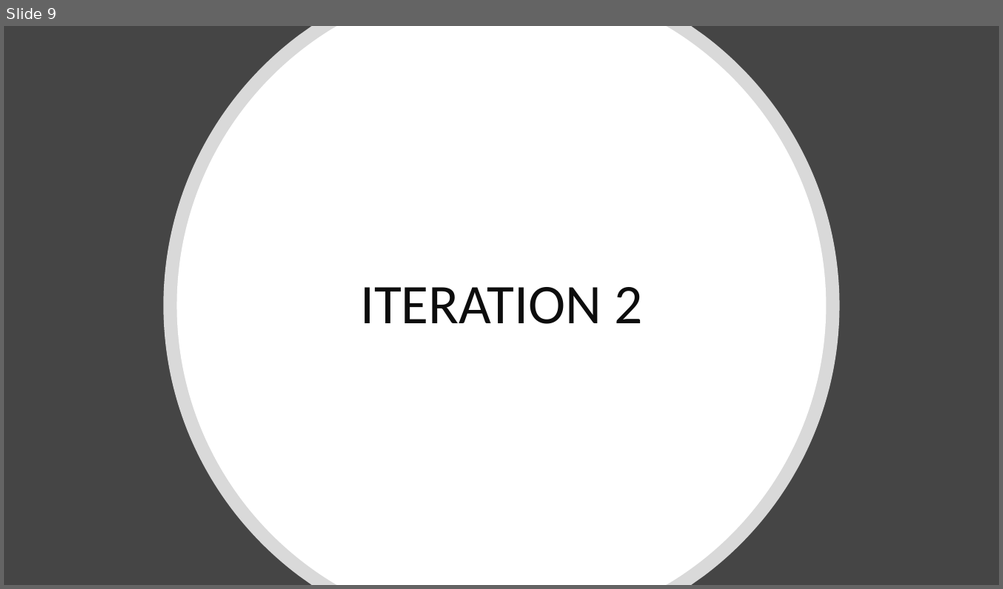
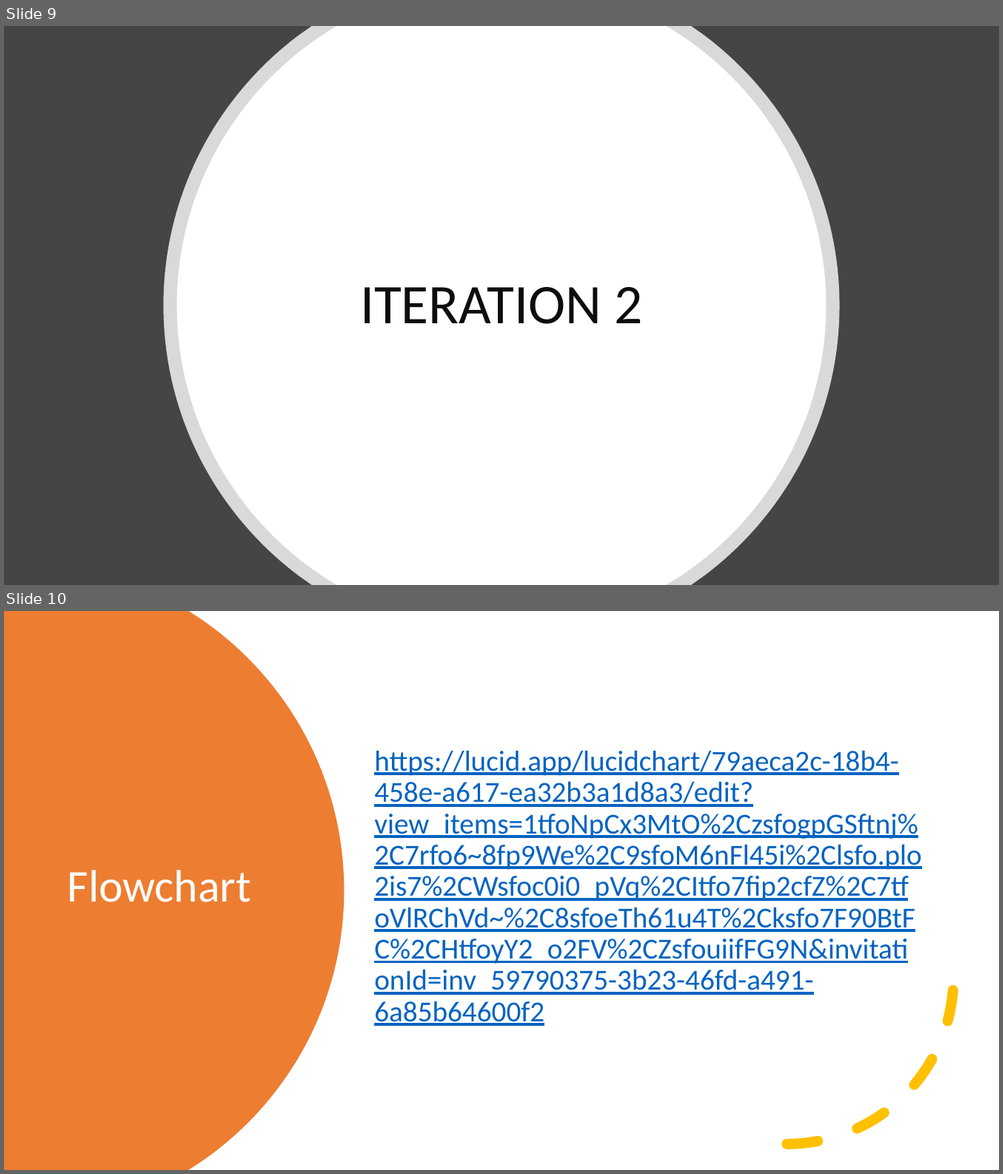
Before and after one commit to Max-Hitchings/Bright-Sparks-School-System, a slide deck: Bright Sparks Documentation.pptx. Shown one above the other, each under a label of ours: slide 9 before the commit, slides 9 and 10 after it. The pictures are 1003x589 and 1003x1174 pixels, drawn with LibreOffice and Linux fonts; fonts in the diff are those of the drawing. Boxes give left, top, right and bottom in pixels: in the first picture for what was removed or moved away, otherwise in the second. Text is boxed around its words. In the diff, an @@ line names an element or a change of style, - is before the commit and + after.

```diff
--- a/Bright Sparks Documentation.pptx
+++ b/Bright Sparks Documentation.pptx
@@ slide 10 added at box(4, 611, 999, 1170), background #FFFFFF @@
@@ freeform shape added at box(4, 611, 344, 1170), fill #ED7D31 @@
@@ text added at box(374, 750, 922, 1026), 28 pt, text #0563C1, underline @@
+https://lucid.app/lucidchart/79aeca2c-18b4-458e-a617-ea32b3a1d8a3/edit?view_items=1tfoNpCx3MtO%2CzsfogpGSftnj%2C7rfo6~8fp9We%2C9sfoM6nFl45i%2Clsfo.plo2is7%2CWsfoc0i0_pVq%2CItfo7fip2cfZ%2C7tfoVlRChVd~%2C8sfoeTh61u4T%2Cksfo7F90BtFC%2CHtfoyY2_o2FV%2CZsfouiifFG9N&invitationId=inv_59790375-3b23-46fd-a491-6a85b64600f2
@@ arc (boxed as its full ellipse) added at box(620, 812, 954, 1145), outline #FFC000 10 pt dashed @@
@@ title added at box(68, 870, 251, 903), 44 pt, text #FFFFFF @@
+Flowchart
```
Also in this commit, not shown: 1 slide changed, 3 other slides added, 1 slide removed.
